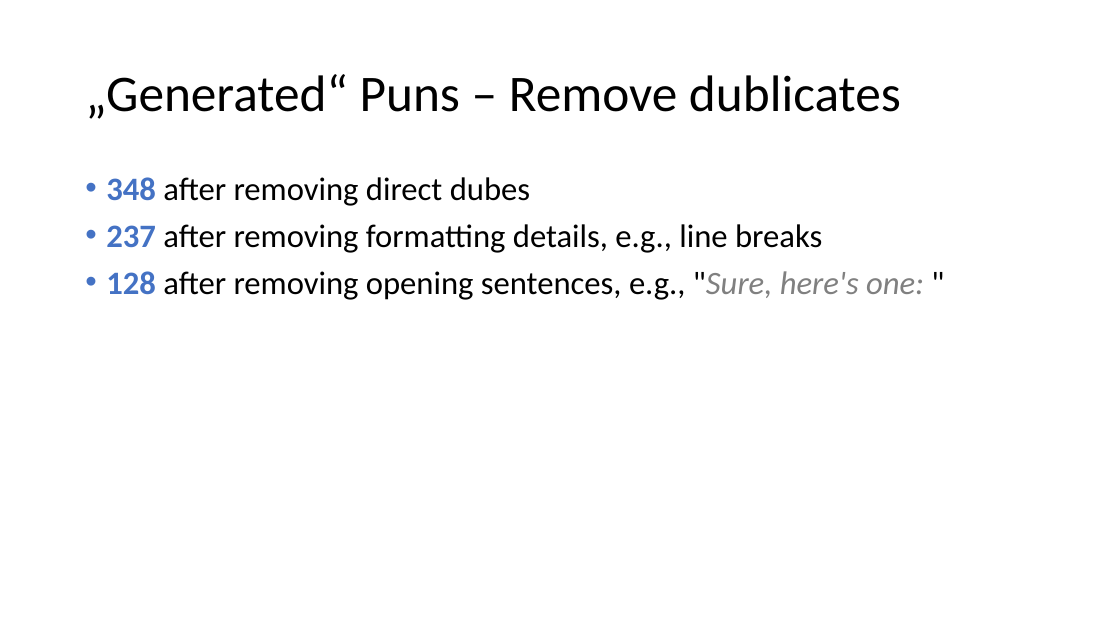
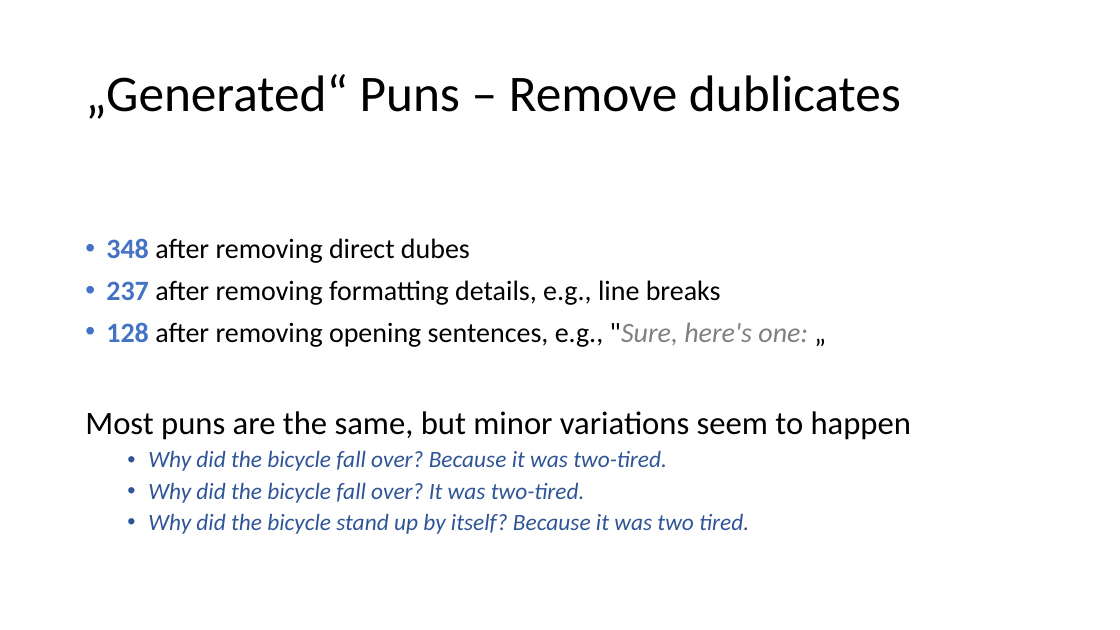
Before and after one commit to sciphie/JokeGPT, a slide deck: slide 6 of ChatGPT is fun –.pptm. Drawn at 1120x630 pixels with LibreOffice and Linux fonts; fonts in the diff are those of the drawing. Boxes give left, top, right and bottom in pixels: in the first picture for what was removed or moved away, otherwise in the second. Text is boxed around its words. In the diff, an @@ line names an element or a change of style, - is before the commit and + after.

```diff
--- a/ChatGPT is fun –.pptm
+++ b/ChatGPT is fun –.pptm
@@ text "348 after removing direct dubes": place and size @@
-text "348 after removing direct dubes" at [106, 177, 924, 300]
+text "348 after removing direct dubes" at [85, 238, 911, 534]
@@ text at [106, 238, 721, 305]: size 28 to 24 pt in "348 after removing direct dubes", "237 after removing formatting details, e.g., line ..." @@
@@ text at [85, 322, 911, 534]: text changed; size 28 to 20 pt; text colour #000000 to #2F5597; italic on @@
-• 128 after removing opening sentences, e.g., "Sure, here's one: "
+• 128 after removing opening sentences, e.g., "Sure, here's one: „
+Most puns are the same, but minor variations seem to happen
+  • Why did the bicycle fall over? Because it was two-tired.
+  • Why did the bicycle fall over? It was two-tired.
+  • Why did the bicycle stand up by itself? Because it was two tired.
```
Also in this commit, not shown: 12 other slides changed, 4 slides added, 4 slides removed, 4 other files.
